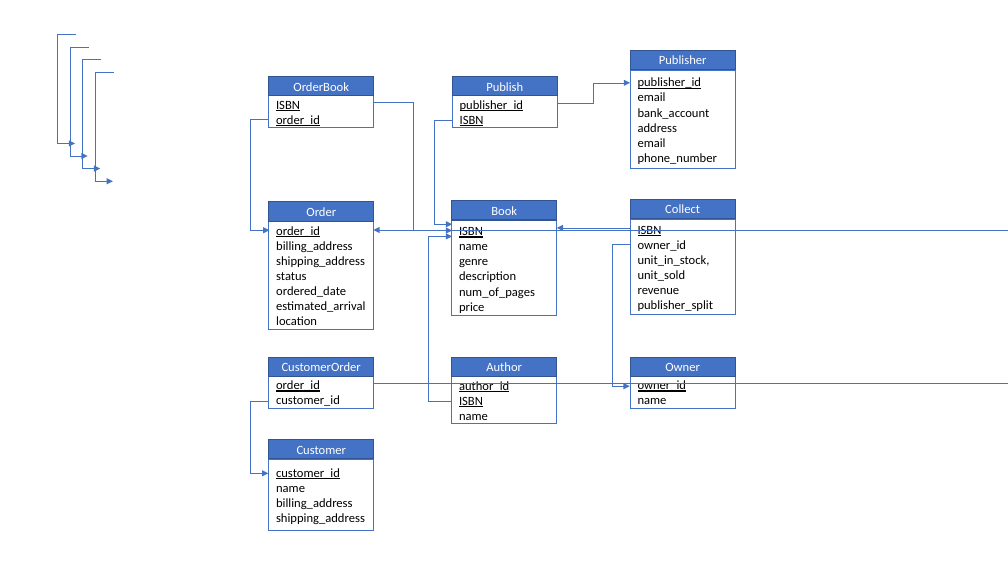
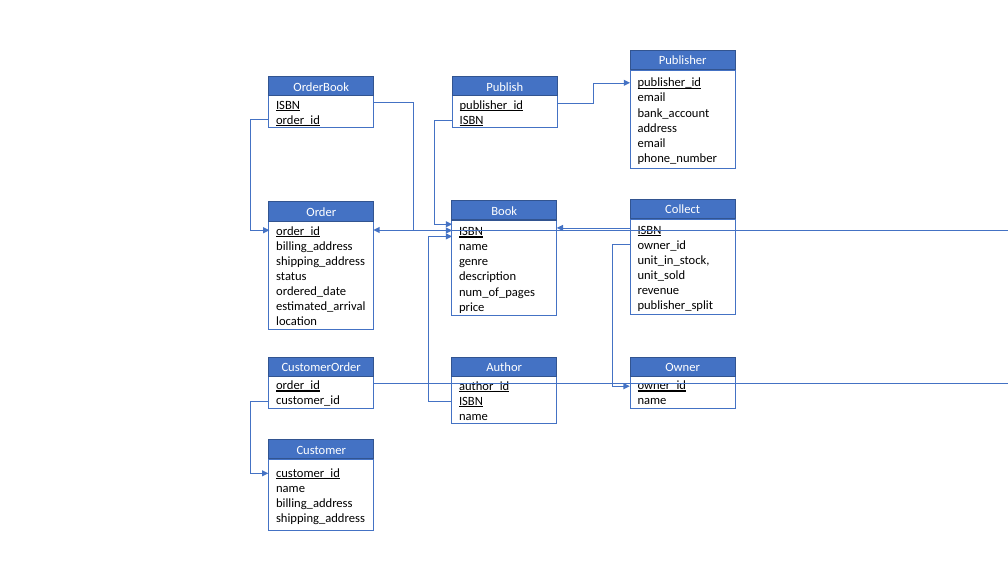
Before and after one commit to Tom1072/Look-Inna-Book, a slide deck: slide 4 of Look Inna Book Planning.pptx. Drawn at 1008x567 pixels with LibreOffice and Linux fonts; fonts in the diff are those of the drawing. Boxes give left, top, right and bottom in pixels: in the first picture for what was removed or moved away, otherwise in the second. Text is boxed around its words. In the diff, an @@ line names an element or a change of style, - is before the commit and + after.

```diff
--- a/Look Inna Book Planning.pptx
+++ b/Look Inna Book Planning.pptx
@@ elbow arrow removed from (76, 34) to (75, 144) @@
@@ elbow arrow removed from (88, 47) to (88, 156) @@
@@ elbow arrow removed from (101, 60) to (101, 169) @@
@@ elbow arrow removed from (114, 72) to (113, 181) @@
```
Also in this commit, not shown: 8 other files.
